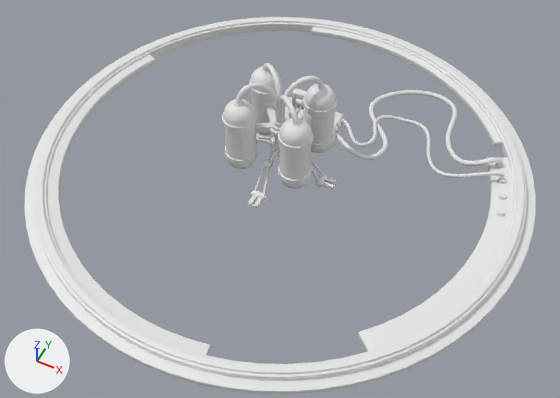
An edit to the FBX model Assets/Art/Models/Enviro/Base/ShieldSupportDropper.fbx, drawn before and after from the same camera.
Before and after are seen from a 50 mm lens placed at (0.93, -17.14, 17.86), pointed at (-5.95, -3.39, 0.68). Lighting does not change. The marker at lower left points along +X, +Y and +Z. Where no turn or scale is listed for an object, it has been applied to the vertices. Vertices at the same position are counted once.
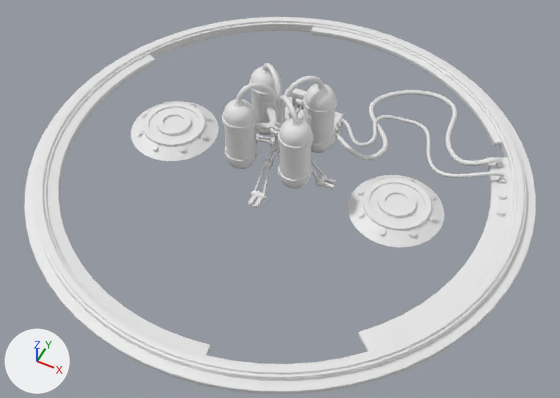
Pixel boxes [x1, y1, x2, y2] of what changed, in the pictures (560 x 398 px):
part 1 of me_cylinder_023, added: after [379, 228, 386, 236]
part 2 of me_cylinder_023, added: after [430, 215, 437, 222]
part 3 of me_cylinder_023, added: after [409, 230, 417, 238]
part 4 of me_cylinder_023, added: after [358, 211, 365, 218]
part 5 of me_cylinder_023, added: after [179, 146, 186, 153]
part 6 of me_cylinder_023, added: after [348, 175, 444, 247]
part 7 of me_cylinder_023, added: after [131, 101, 218, 161]

The edits, one by one:
me_cylinder_023 is used by ob_cylinder_002; location (-6.66, -1.96, 0.37).
me_cylinder_023 had 19276 vertices, 17448 faces and spanned x -7.8..7.8, y -7.8..7.8, z 0.0..3.5.
me_cylinder_023 now has 24524 vertices, 21580 faces and spans x -7.8..7.8, y -7.8..7.8, z 0.0..3.5.
me_cylinder_023 part 1: the loose piece of 256 vertices spanning x 6.6..6.8, y 0.9..1.1, z 0.2..0.3 is copied, and the copy is multiplied about its middle by the matrix ((0.0, -0.836, 0.0), (-0.74, 0.0, -0.932), (-0.39, 0.0, 1.749)), then moved by (-2.8, -2.1, -0.1); it spans x 3.8..4.0, y -1.2..-1.0, z 0.0..0.3.
me_cylinder_023 part 2: the loose piece of 256 vertices spanning x 6.6..6.8, y 0.9..1.1, z 0.2..0.3 is copied, and the copy is scaled about its middle by (0.74, 0.836, 1.75), then moved by (-1.7, -1.0, -0.1); it spans x 4.8..5.1, y -0.1..0.1, z 0.0..0.3.
me_cylinder_023 part 3: the loose piece of 256 vertices spanning x 6.6..6.8, y 0.9..1.1, z 0.2..0.3 is copied, and the copy is multiplied about its middle by the matrix ((0.523, -0.591, 0.659), (-0.523, -0.591, -0.659), (-0.39, 0.0, 1.749)), then moved by (-2.0, -1.8, -0.1); it spans x 4.5..4.8, y -0.9..-0.6, z 0.0..0.3.
me_cylinder_023 part 4: the loose piece of 256 vertices spanning x 1.0..1.1, y 1.7..1.9, z 0.3..0.5 is copied, and the copy is multiplied about its middle by the matrix ((-0.407, 0.87, 0.769), (-0.407, -0.87, 0.769), (1.087, 0.0, 0.575)), then moved by (2.1, -2.6, -0.2); it spans x 3.0..3.2, y -0.9..-0.6, z 0.0..0.3.
me_cylinder_023 part 5: the loose piece of 256 vertices spanning x 1.0..1.1, y 1.7..1.9, z 0.3..0.5 is copied, and the copy is multiplied about its middle by the matrix ((0.835, -0.75, -0.663), (-0.835, -0.75, 0.663), (2.217, 0.0, 0.494)), then moved by (-4.1, -2.6, -0.2); it spans x -3.2..-3.0, y -0.9..-0.6, z 0.0..0.3.
me_cylinder_023 part 6: a new loose piece of 576 vertices spanning x 2.4..5.3, y -1.4..1.4, z 0.0..0.4, in mat_palette2 (its picture is missing).
me_cylinder_023 part 7: a new loose piece of 576 vertices spanning x -5.3..-2.4, y -1.4..1.4, z 0.0..0.4, in mat_palette2 (its picture is missing).
